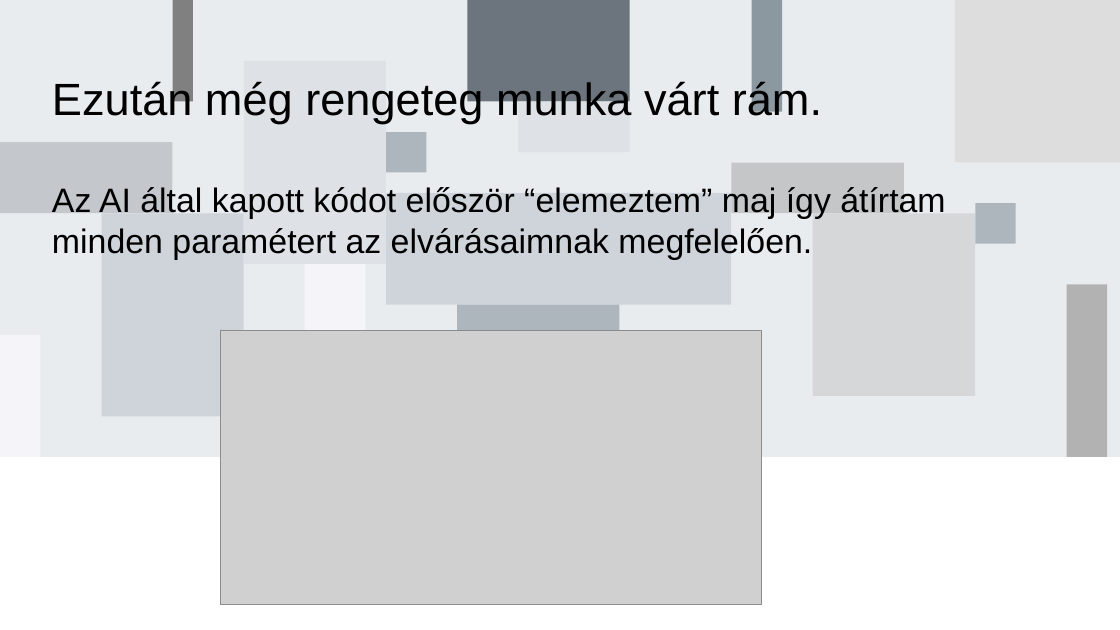
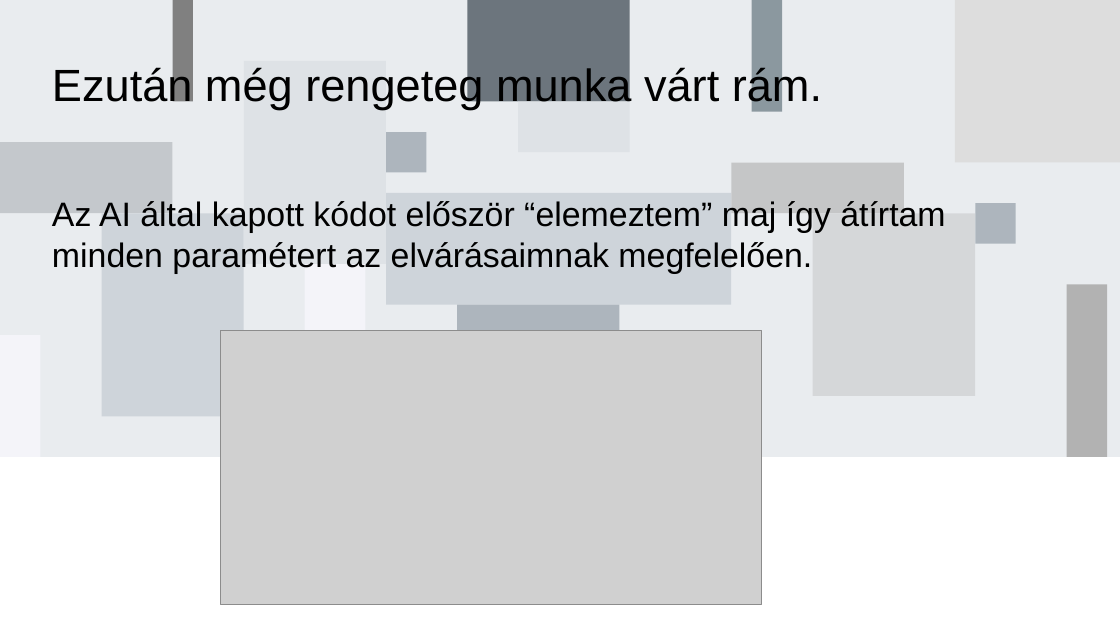
Before and after one commit to badam-dev/lvl_devil, a slide deck: slide 4 of lvl-devil.pptx. Drawn at 1120x630 pixels with LibreOffice and Linux fonts; fonts in the diff are those of the drawing; grey boxes stand for pictures. Boxes give left, top, right and bottom in pixels: in the first picture for what was removed or moved away, otherwise in the second. Text is boxed around its words. In the diff, an @@ line names an element or a change of style, - is before the commit and + after.

```diff
--- a/lvl-devil.pptx
+++ b/lvl-devil.pptx
@@ subtitle "Ezután még rengeteg munka várt ..." at (x1=52, y1=65, x2=945, y2=274): more space between paragraphs @@
```
Also in this commit, not shown: 6 other slides changed, 9 other files.
